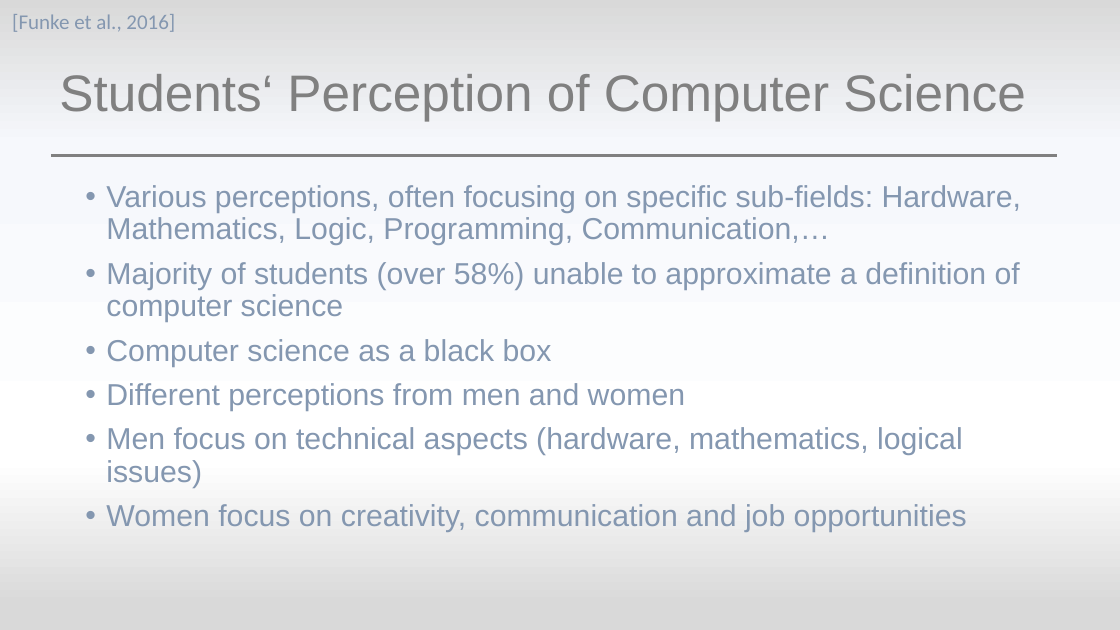
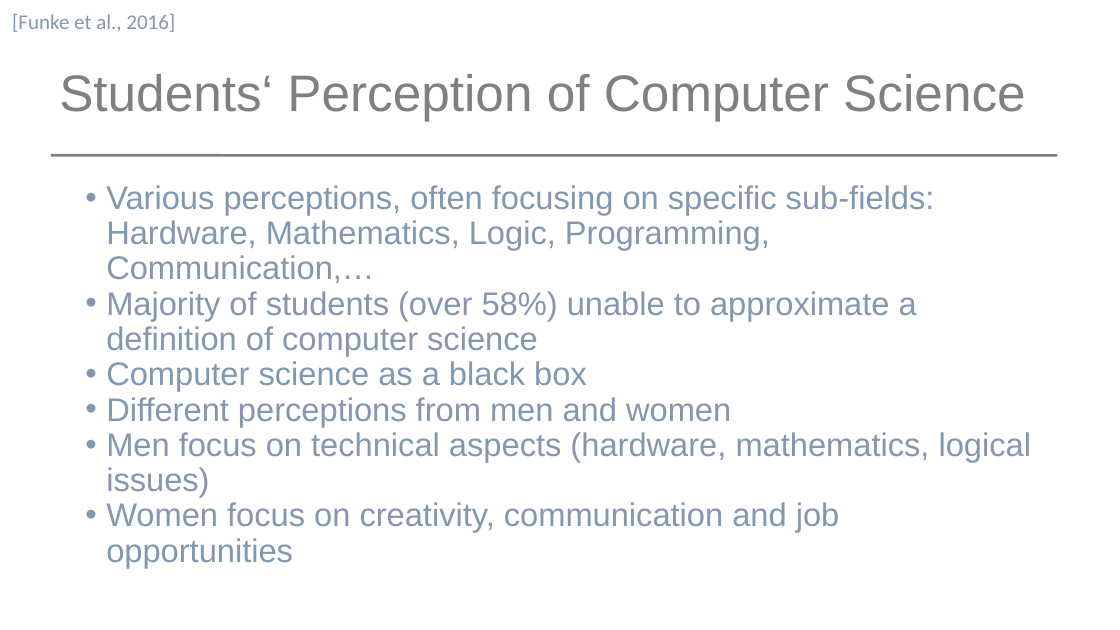
Before and after one commit to mieztatz/spwal, a slide deck: slide 6 of Assignment4.pptx. Drawn at 1120x630 pixels with LibreOffice and Linux fonts; fonts in the diff are those of the drawing. Boxes give left, top, right and bottom in pixels: in the first picture for what was removed or moved away, otherwise in the second. Text is boxed around its words. In the diff, an @@ line names an element or a change of style, - is before the commit and + after.

```diff
--- a/Assignment4.pptx
+++ b/Assignment4.pptx
@@ background gradient #D9D9D9 to #F6F8FC to #FFFFFF to #FFFFFF @@
@@ text "Various perceptions, often focusing on ..." at bbox=[106, 185, 1032, 568]: size 25.9 to 28 pt; less space between paragraphs @@
```
Also in this commit, not shown: 8 other slides changed, 1 slide added.
